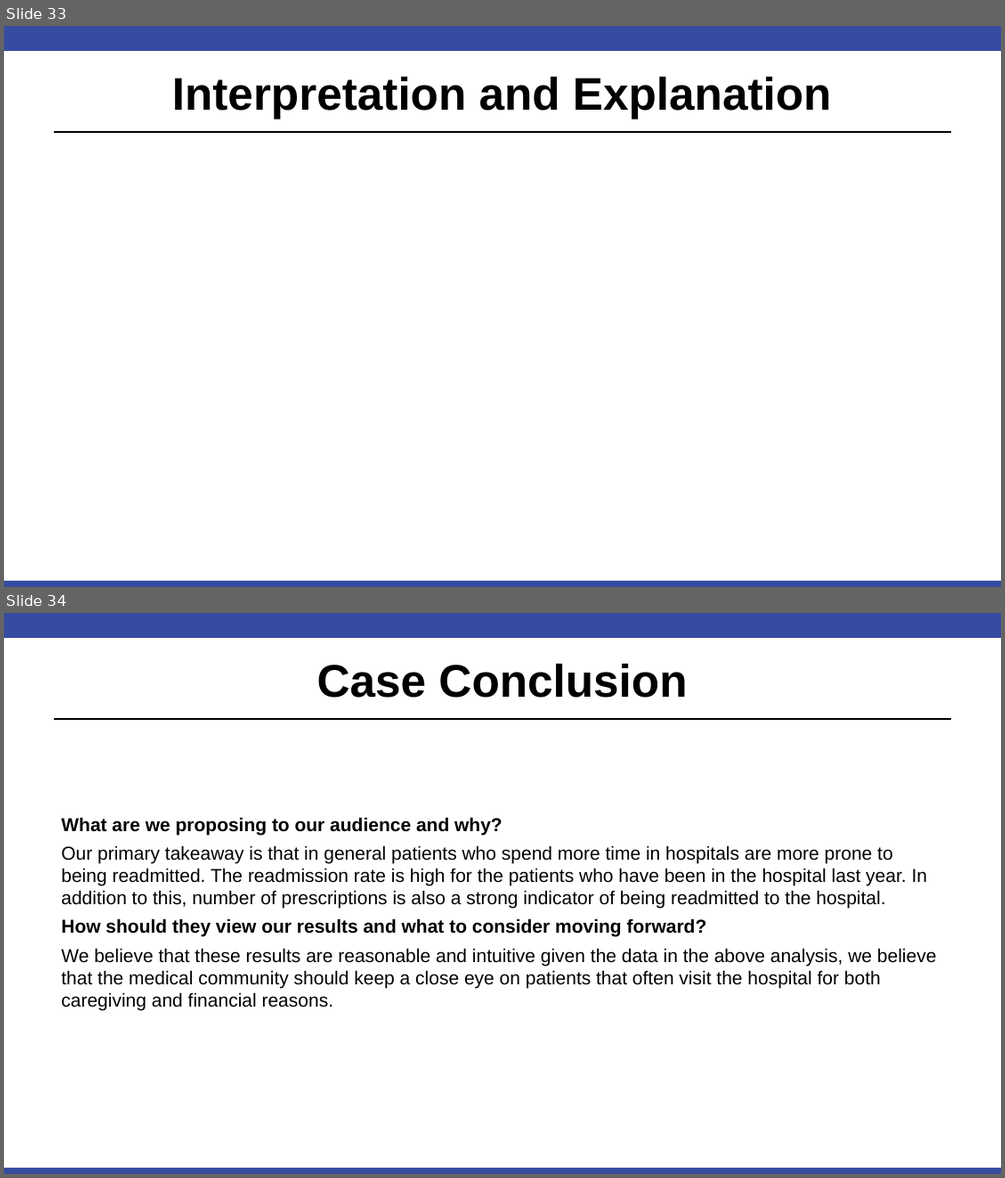
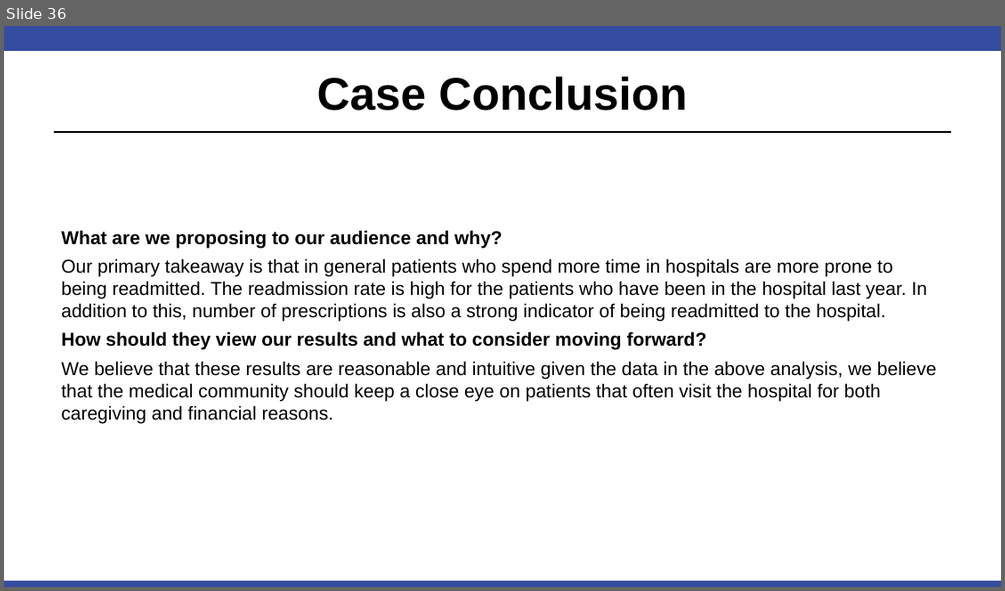
Before and after one commit to RashmiAPatel19/MSDS-7333-Quantifying-the-world, a slide deck: CaseStudy2/DS7333_CaseStudy_2_RPatel_SReddy.pptx. Shown one above the other, each under a label of ours: slides 33 and 34 before the commit, slide 36 after it. The pictures are 1005x1178 and 1005x591 pixels, drawn with LibreOffice and Linux fonts; fonts in the diff are those of the drawing; background and template pictures are left out. Boxes give left, top, right and bottom in pixels: in the first picture for what was removed or moved away, otherwise in the second. Text is boxed around its words. In the diff, an @@ line names an element or a change of style, - is before the commit and + after.

```diff
--- a/CaseStudy2/DS7333_CaseStudy_2_RPatel_SReddy.pptx
+++ b/CaseStudy2/DS7333_CaseStudy_2_RPatel_SReddy.pptx
@@ slide 33 removed at [4, 26, 1001, 587], background #FFFFFF; not listed: 3 template elements that a slide beside it also shows @@
@@ title removed at [172, 76, 832, 119] @@
-Interpretation and Explanation
@@ what was slide 34 is now slide 36 @@
```
Also in this commit, not shown: 1 slide changed, 4 slides added, 1 other slide removed, 1 other file.
